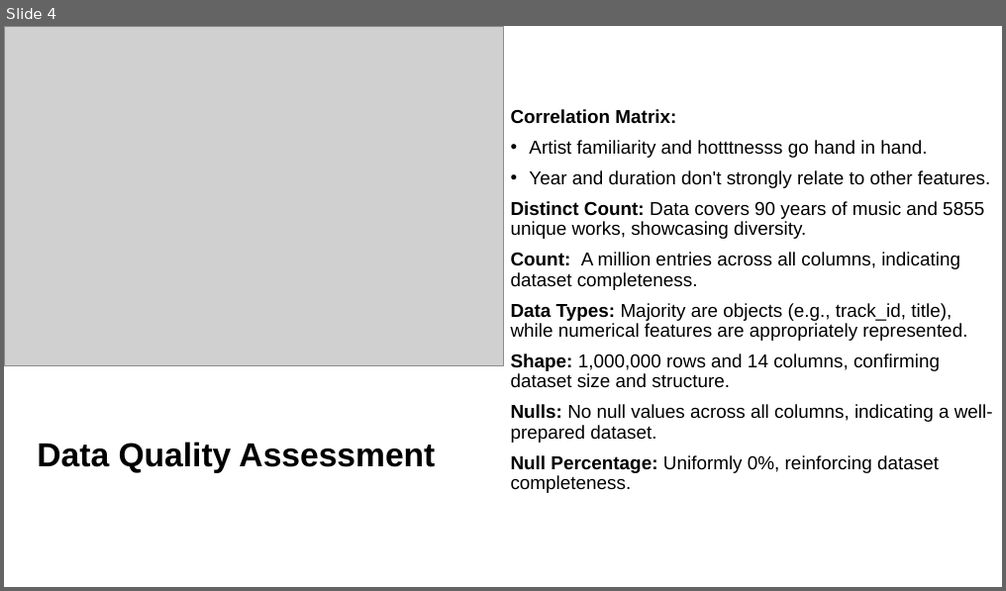
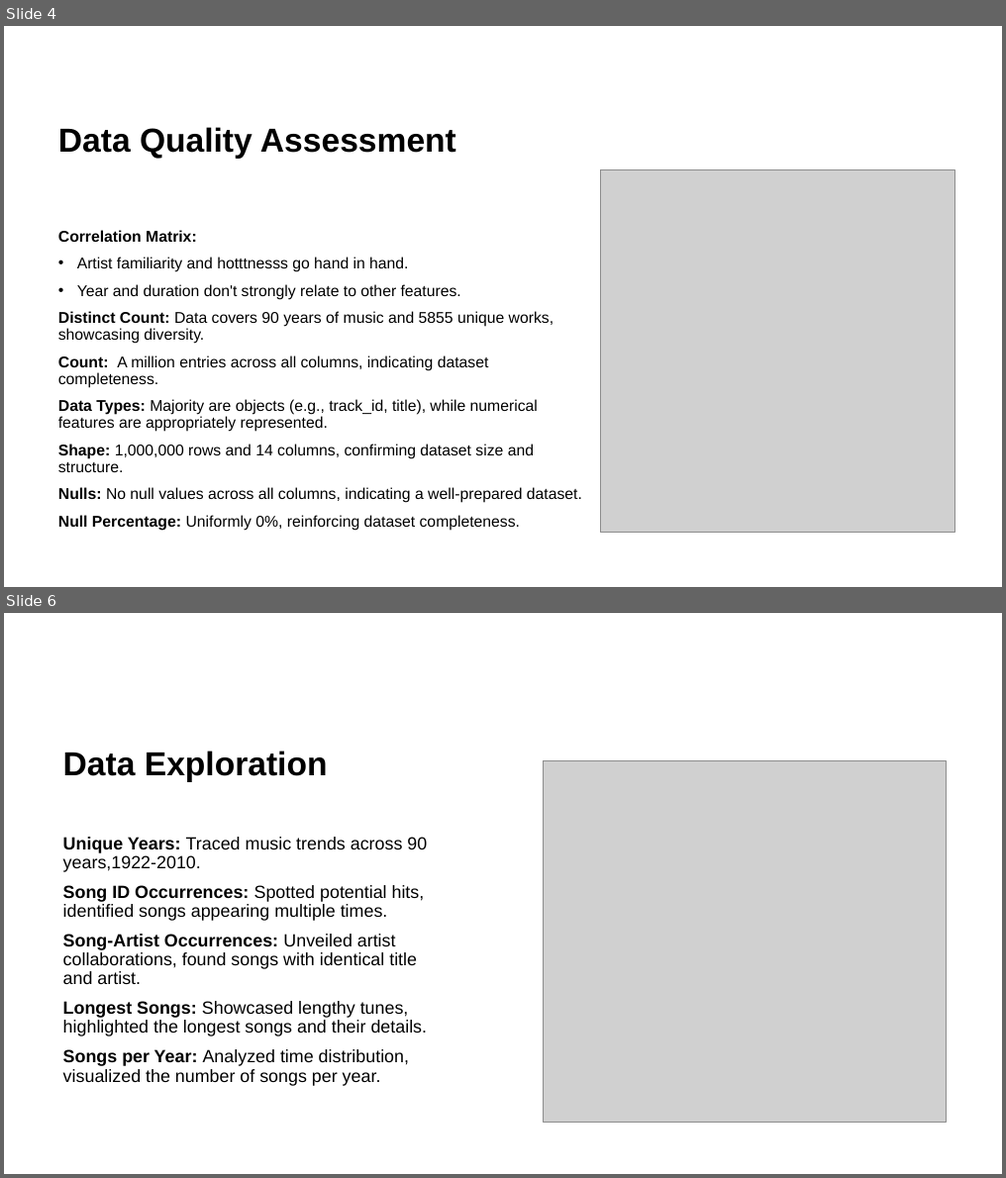
Before and after one commit to majb90/MIS548-Group-6, a slide deck: Project Presentation.pptx. Shown one above the other, each under a label of ours: slide 4 before the commit, slides 4 and 6 after it; the slides between them are not shown. The pictures are 1006x591 and 1006x1178 pixels, drawn with LibreOffice and Linux fonts; fonts in the diff are those of the drawing; grey boxes stand for pictures. Boxes give left, top, right and bottom in pixels: in the first picture for what was removed or moved away, otherwise in the second. Text is boxed around its words. In the diff, an @@ line names an element or a change of style, - is before the commit and + after.

```diff
--- a/Project Presentation.pptx
+++ b/Project Presentation.pptx
@@ slide 6 added at [4, 613, 1002, 1174], background #FFFFFF @@
@@ title added at [63, 751, 328, 782], 32 pt, text #000000, bold @@
+Data Exploration
@@ picture added at [543, 761, 946, 1122] @@
@@ text added at [63, 837, 428, 1086], 17 pt, text #000000 @@
+Unique Years: Traced music trends across 90 years,1922-2010.
+Song ID Occurrences: Spotted potential hits, identified songs appearing multiple times.
+Song-Artist Occurrences: Unveiled artist collaborations, found songs with identical title and artist.
+Longest Songs: Showcased lengthy tunes, highlighted the longest songs and their details.
+Songs per Year: Analyzed time distribution, visualized the number of songs per year.
@@ slide 4 changed as well @@
@@ title "Data Quality Assessment": place and size @@
-title "Data Quality Assessment" at [37, 442, 435, 473]
+title "Data Quality Assessment" at [58, 127, 456, 159]
@@ title "Data Quality Assessment" at [58, 127, 456, 159]: vertical alignment middle to bottom @@
@@ picture: place and size @@
-picture at [4, 26, 503, 366]
+picture at [601, 170, 955, 533]
@@ text "Correlation Matrix:": place and size @@
-text "Correlation Matrix:" at [511, 109, 993, 493]
+text "Correlation Matrix:" at [58, 230, 582, 531]
@@ text "Correlation Matrix:" at [58, 230, 582, 531]: size 18 to 15 pt; vertical alignment middle to top @@
```
Also in this commit, not shown: 4 other slides changed, 16 other slides added, 1 slide removed.
